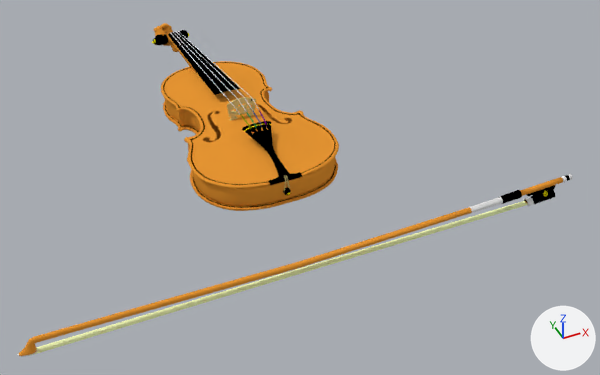
The Blender file blender/violin-and-bow.blend, before and after one commit.
The view is the same before and after, from a 50 mm camera at (-0.213, -0.796, 0.697) aimed at (0.215, 0.142, -0.06). The lights are fixed; the arrows at lower right show +X, +Y and +Z.

The scene before the commit, as lines of its bpy script (objects in view):
```python
ob_bass_bridge_pegs_post = bpy.data.objects.new('bass-bridge-pegs-post', me_soundpost)
ob_bass_bridge_pegs_post.parent = ob_violin
ob_bass_bridge_pegs_post.location = (0.158, 0.179, 0.0535)
ob_bow = bpy.data.objects.new('bow', me_bow)
ob_bow.parent = ob_violin
ob_bow.location = (-0.00814, -0.303, 0.00291)
ob_violin = bpy.data.objects.new('violin', me_violin)
ob_violin.location = (0.145, 0.21, 0.012)
```
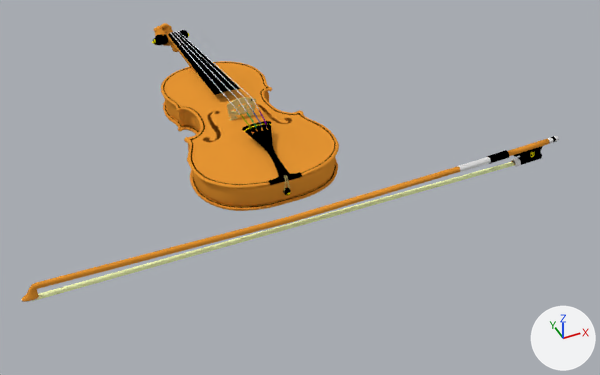
Changed parts and their boxes (x1, y1, x2, y2) in the pictures (600 x 375 px):
'bow', moved: before (18, 174, 573, 357); after (21, 136, 559, 302)

The change in detail:
Object 'bow' (ob_bow) moves from (-0.00814, -0.303, 0.00291) to (0.00908, -0.245, 0.0273).
